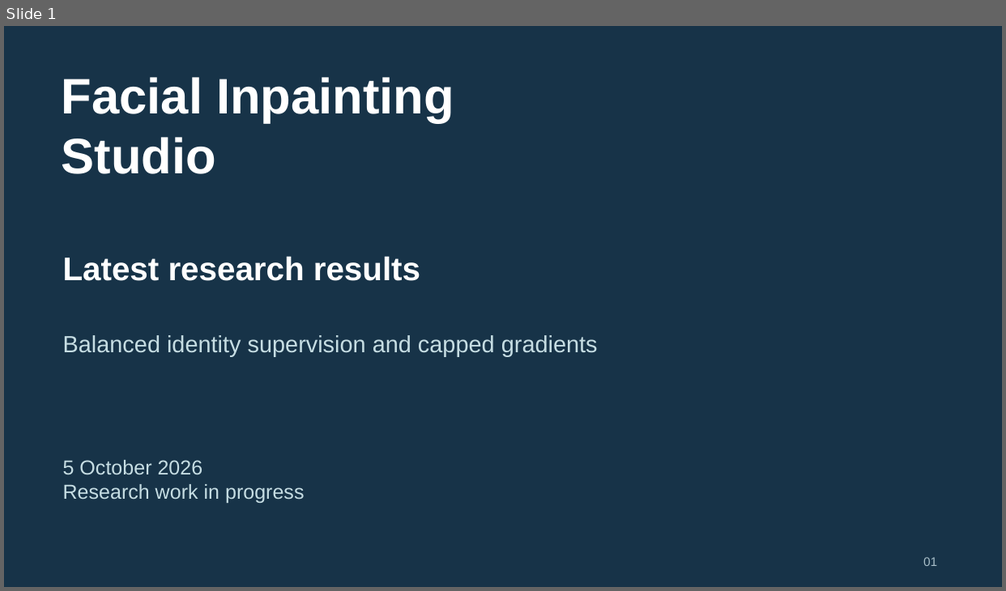
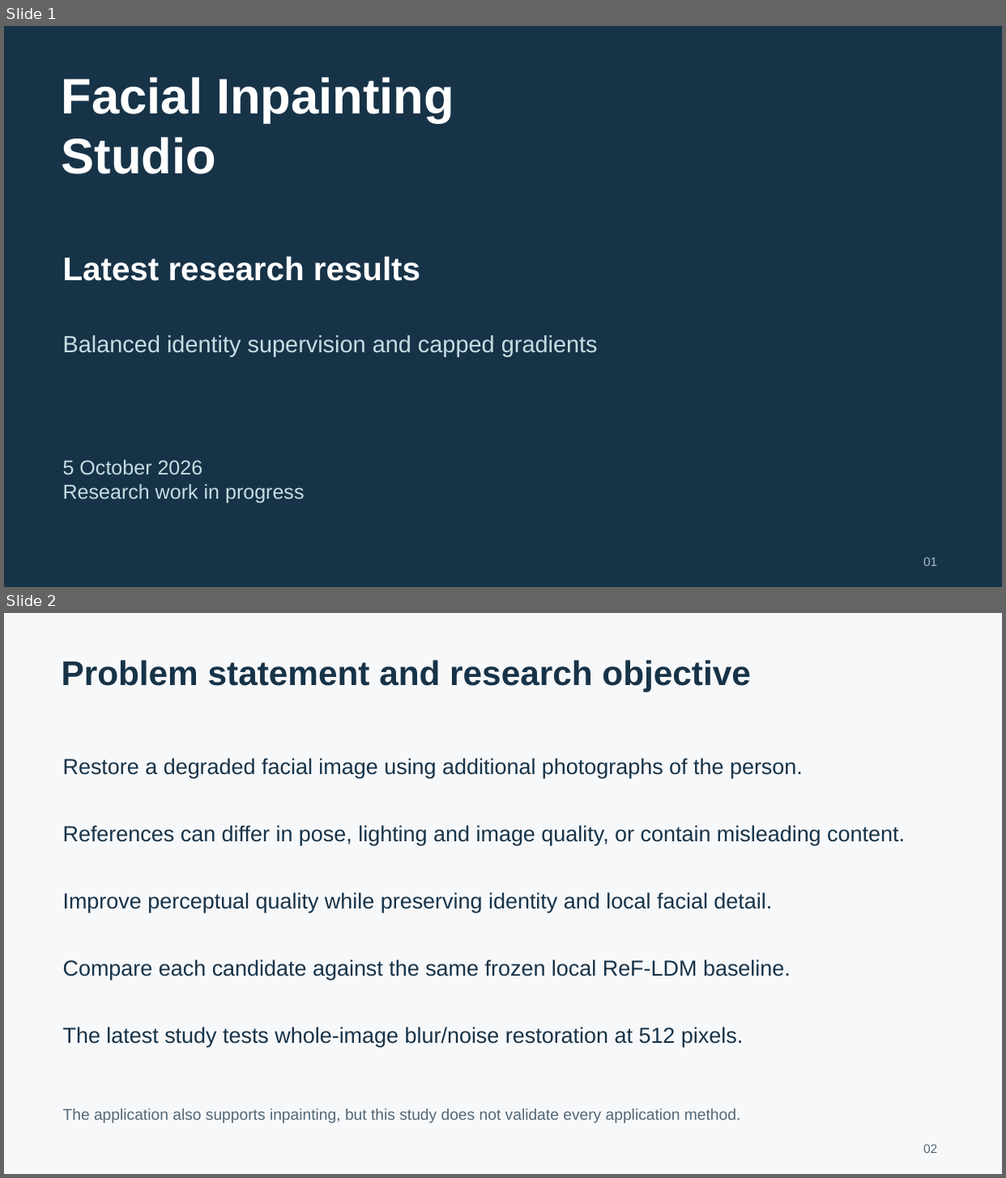
Before and after one commit to rehaan1603/facial-inpainting-studio, a slide deck: presentations/Facial_Inpainting_Results_2026-10-05.pptx. Shown one above the other, each under a label of ours: slide 1 before the commit, slides 1 and 2 after it. The pictures are 1006x591 and 1006x1178 pixels, drawn with LibreOffice and Linux fonts; fonts in the diff are those of the drawing. Boxes give left, top, right and bottom in pixels: in the first picture for what was removed or moved away, otherwise in the second. Text is boxed around its words. In the diff, an @@ line names an element or a change of style, - is before the commit and + after.

```diff
--- a/presentations/Facial_Inpainting_Results_2026-10-05.pptx
+++ b/presentations/Facial_Inpainting_Results_2026-10-05.pptx
@@ slide 2 added at <box>4,613,1002,1174</box>, background #F7F8FA @@
@@ text added at <box>62,660,750,692</box>, 33 pt, text #173348, bold @@
+Problem statement and research objective
@@ text added at <box>63,758,803,779</box>, 21 pt, text #173348 @@
+Restore a degraded facial image using additional photographs of the person.
@@ text added at <box>63,825,905,845</box>, 21 pt, text #173348 @@
+References can differ in pose, lighting and image quality, or contain misleading content.
@@ text added at <box>63,892,772,913</box>, 21 pt, text #173348 @@
+Improve perceptual quality while preserving identity and local facial detail.
@@ text added at <box>63,960,791,980</box>, 21 pt, text #173348 @@
+Compare each candidate against the same frozen local ReF-LDM baseline.
@@ text added at <box>63,1027,743,1047</box>, 21 pt, text #173348 @@
+The latest study tests whole-image blur/noise restoration at 512 pixels.
@@ text added at <box>63,1109,740,1123</box>, 15 pt, text #536777 @@
+The application also supports inpainting, but this study does not validate every application method.
@@ text added at <box>923,1144,937,1153</box>, 12 pt, text #536777 @@
+02
```
Also in this commit, not shown: 13 slides changed, 5 other slides added, 1 other file.
